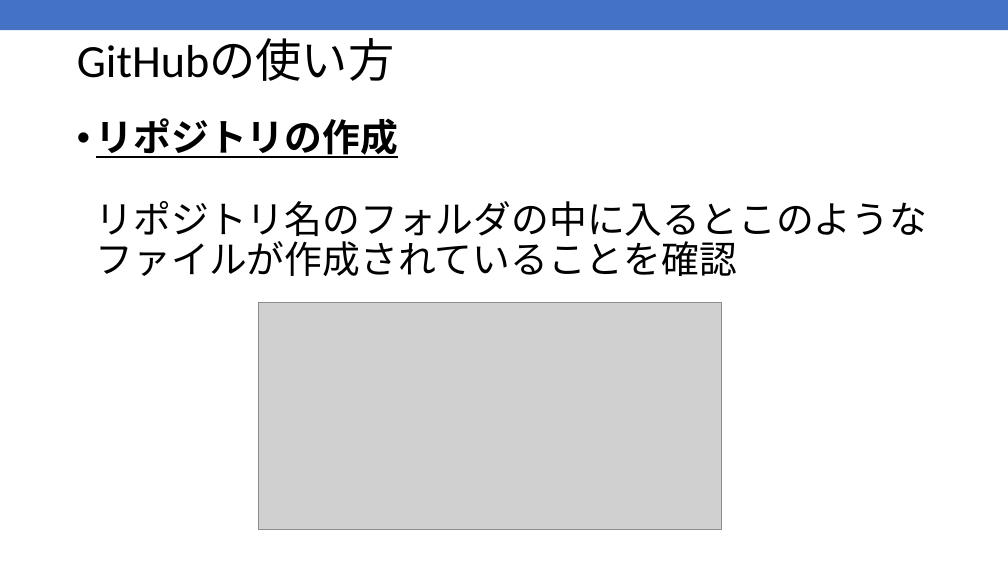
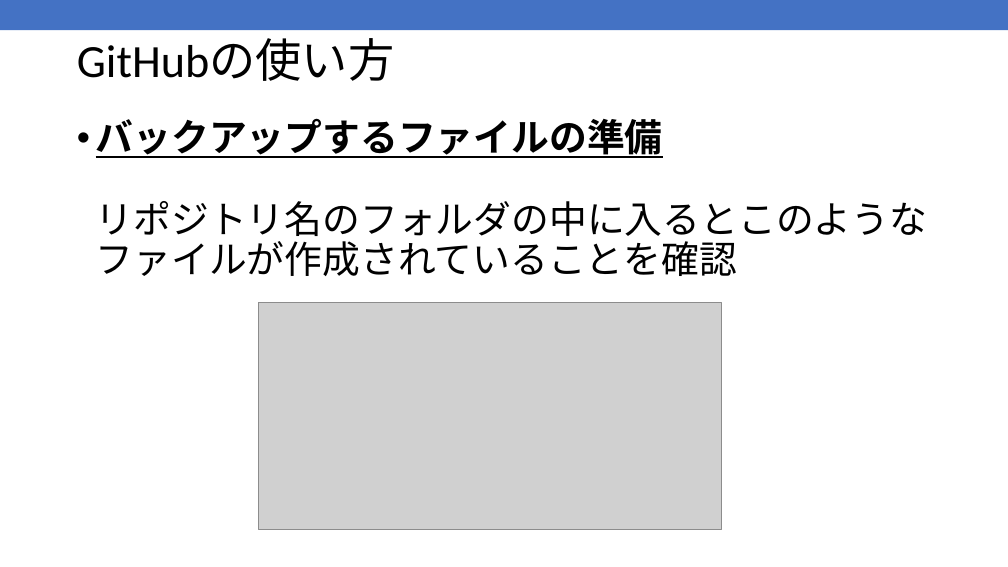
Before and after one commit to kic-murata/cpp2025, a slide deck: slide 46 of 授業資料/GitHub登録方法.pptx (slide 44 before the commit). Drawn at 1008x567 pixels with LibreOffice and Linux fonts; fonts in the diff are those of the drawing; grey boxes stand for pictures. Boxes give left, top, right and bottom in pixels: in the first picture for what was removed or moved away, otherwise in the second. Text is boxed around its words. In the diff, an @@ line names an element or a change of style, - is before the commit and + after.

```diff
--- a/授業資料/GitHub登録方法.pptx
+++ b/授業資料/GitHub登録方法.pptx
@@ text at [96,118,928,276]: text changed @@
-• リポジトリの作成
-  リポジトリ名のフォルダの中に入るとこのようなファイルが作成されていることを確認
+• バックアップするファイルの準備
+  リポジトリ名のフォルダの中に入るとこのようなファイルが作成されていることを確認
```
Also in this commit, not shown: 24 other slides changed.
